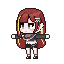
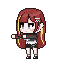
Layers edited between the first and the second (64, 64) image:
painted on "Lize_L_hand" over [22, 34, 50, 39]
painted on "Lize_L_arm" over [30, 34, 42, 39]
